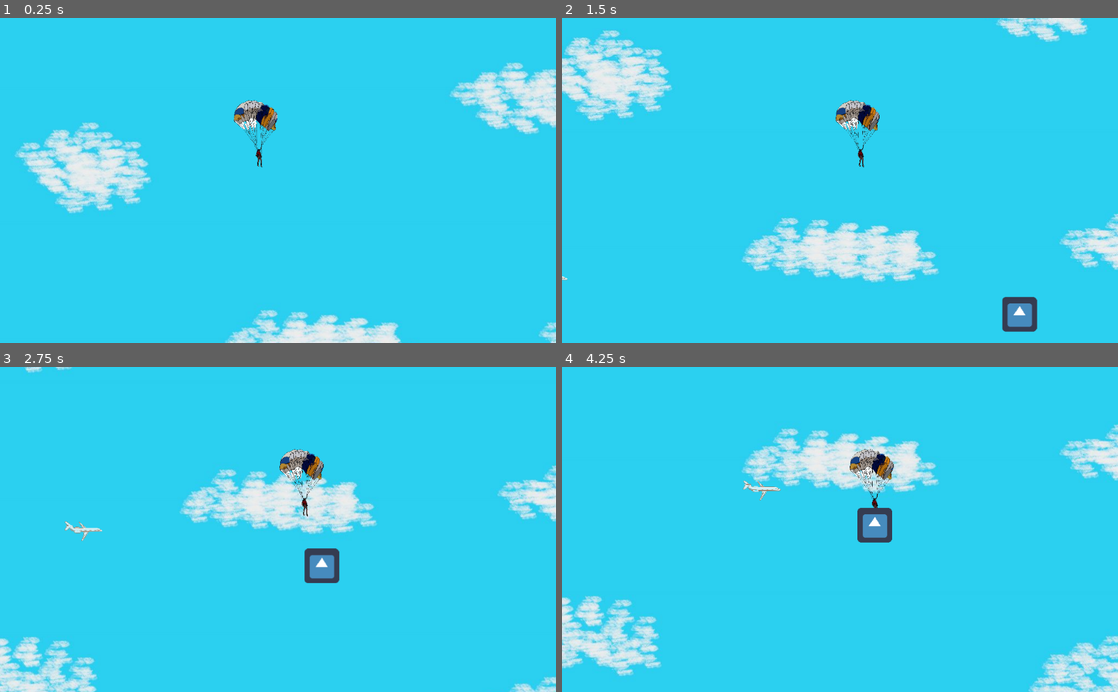
Above: before the commit, frames 1-4 (two rows, left to right).
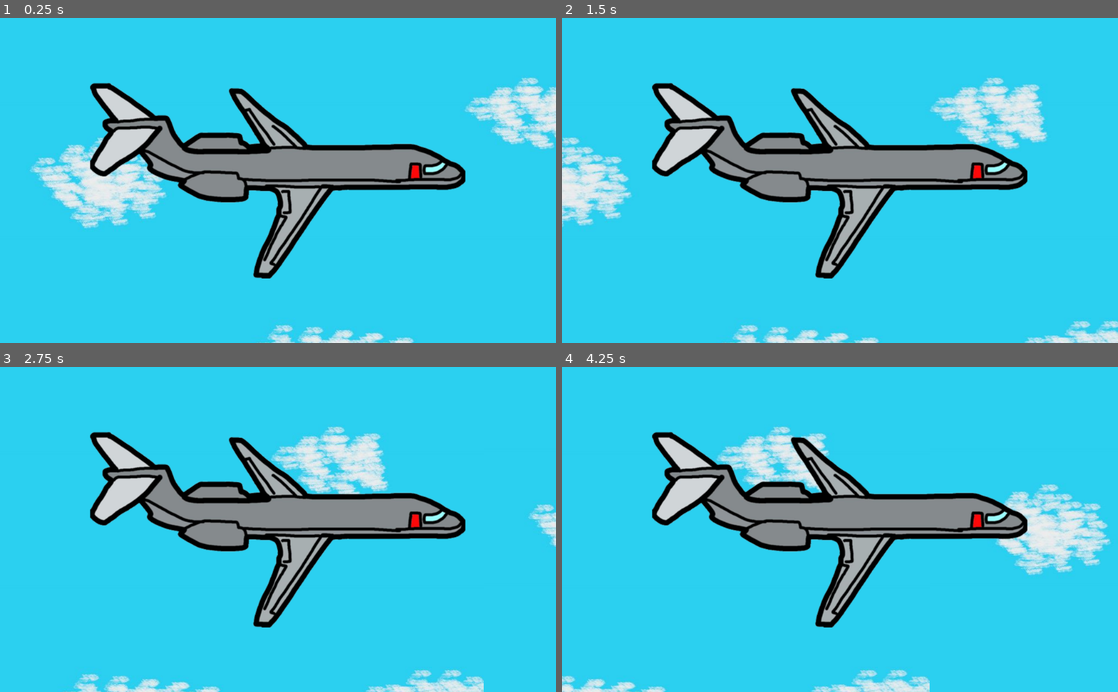
Above: after the commit, the same moments.

Repository: kevinMG01/caida_V_R_K
Game: Godot game, scene res://Nivel_1/Nivel_1.tscn
The game is run twice, just before and just after one commit, with the same random seed, the same clock (stepped at 60 frames per second) and the same inputs. The project has no main scene, so this scene is started directly. The engine's default icon, where the game draws it, is replaced by a stand-in: a white triangle on a blue panel in a dark square.
Inputs:
- Up to frame 1 (0.25 s): no input
- Up to frame 2 (1.5 s): tap Enter (ui_accept) at 0.5, 0.77 s; hold Right (ui_right) 0.53-1.28 s; hold Left (ui_left) from 1.28 s (still down)
- Up to frame 3 (2.75 s): tap Enter (ui_accept) at 1.52 s; release Left (ui_left) at 2.03 s; hold Right (ui_right) from 2.03 s (still down)
- Up to frame 4 (4.25 s): tap Enter (ui_accept) at 3.02, 3.77 s; release Right (ui_right) at 3.53 s; hold Left (ui_left) from 3.53 s (still down)

The runs differ from the first frame. In frame 1, 22% of the frame differs, in the area x 2-100%, y 13-100%; in frame 2, 31%, in the area x 0-100%, y 0-100%; in frame 3, 22%; in frame 4, 28%.

Commit message:
hacer
nada anda

Diff:
--- /dev/null
+++ b/Global_var/Global_var.gd
@@ -0,0 +1,6 @@
+extends Node
+
+var comensar_nivel = true
+
+func _ready():
+	pass
--- a/Nivel_1/Nivel_1.gd
+++ b/Nivel_1/Nivel_1.gd
@@ -1,15 +1,14 @@
 extends Node2D
 
+var spawn_1 = true
+var player_1 = preload("res://Player/Player.tscn")
 
-# Declare member variables here. Examples:
-# var a = 2
-# var b = "text"
-
-
-# Called when the node enters the scene tree for the first time.
-func _ready():
-#	get_tree().get_nodes_in_group("camara")[0].set_limit(MARGIN_LEFT, get_tree().get_nodes_in_group("min")[0].get_pos().x)
-#	get_tree().get_nodes_in_group("camara")[0].set_limit(MARGIN_TOP, get_tree().get_nodes_in_group("min")[0].get_pos().y)
-#	get_tree().get_nodes_in_group("camara")[0].set_limit(MARGIN_RIGHT, get_tree().get_nodes_in_group("max")[0].get_pos().x)
-#	get_tree().get_nodes_in_group("camara")[0].set_limit(MARGIN_BOTTOM, get_tree().get_nodes_in_group("max")[0].get_pos().y)
-	pass
+func spawn_player():
+	if spawn_1 == true:
+		var newplayer = player_1.instance()
+		add_child(newplayer)
+		newplayer.global_position = get_tree().get_nodes_in_group("spawn_1")[0].global_position
+		spawn_1 = false
+		#if global_Var.comensar:
+		#	spawn_1 = true
+		#	global_Var.cantidad = 1
--- a/Nivel_1/Nivel_1.tscn
+++ b/Nivel_1/Nivel_1.tscn
@@ -7,11 +7,20 @@
 [ext_resource path="res://Sprites/Mundo/Sprites-fondo/Avion_fondo.tscn" type="PackedScene" id=5]
 [ext_resource path="res://Sprites/Mundo/fondo.jpeg" type="Texture" id=6]
 [ext_resource path="res://Sprites/Mundo/meta.jpeg" type="Texture" id=7]
+[ext_resource path="res://Sprites/Mundo/Avion_negro/Avion_negro.tscn" type="PackedScene" id=8]
 
 [node name="Nivel_1" type="Node2D"]
 script = ExtResource( 4 )
 
 [node name="Fondo" type="Node2D" parent="."]
+
+[node name="Fondo4" type="Sprite" parent="Fondo"]
+position = Vector2( 582, -814 )
+texture = ExtResource( 6 )
+
+[node name="Fondo5" type="Sprite" parent="Fondo"]
+position = Vector2( -693, -810 )
+texture = ExtResource( 6 )
 
 [node name="Fondo" type="Sprite" parent="Fondo"]
 position = Vector2( 580, -84 )
@@ -45,7 +54,6 @@
 
 [node name="Camera2D" type="Camera2D" parent="Player"]
 position = Vector2( 0, 86 )
-current = true
 limit_left = 0
 limit_right = 1100
 limit_bottom = 4000
@@ -79,3 +87,12 @@
 
 [node name="Enemigo5" parent="Enemigos1" instance=ExtResource( 3 )]
 position = Vector2( 1109, 3268 )
+
+[node name="Avion_negro2" type="Node2D" parent="."]
+position = Vector2( -580, 60 )
+
+[node name="Avion_negro" parent="Avion_negro2" instance=ExtResource( 8 )]
+position = Vector2( -236, -1188 )
+
+[node name="Camera_avion" type="Camera2D" parent="Avion_negro2/Avion_negro"]
+current = true
--- /dev/null
+++ b/Sprites/Mundo/Avion_negro/Avion_negro.gd
@@ -0,0 +1,47 @@
+extends KinematicBody2D
+
+
+
+var movimiento = Vector2()
+var velocity = 30
+var cantidad = 900
+var distancia = 200
+var comensar = false
+var caminar = false
+
+#rotacion
+var speed = 0.08
+var comenzar_area = false
+
+
+func _ready():
+	comensar = true
+
+
+	pass
+
+
+func _physics_process(delta):
+	move()
+	movimiento = move_and_slide(movimiento)
+	movimiento.x = lerp(movimiento.x,0,0.21)
+
+
+
+func move():
+#	var cantidad = 5
+	if comensar == true:
+
+		if caminar == false:
+			movimiento.x += velocity
+			cantidad -= 1
+			if cantidad == 0:
+				caminar = true
+		if caminar == true:
+			movimiento.x -= velocity
+			cantidad += 1
+			if cantidad == 200:
+				caminar = false
+			pass
+
+	pass
--- /dev/null
+++ b/Sprites/Mundo/Avion_negro/Avion_negro.tscn
@@ -0,0 +1,16 @@
+[gd_scene load_steps=4 format=2]
+
+[ext_resource path="res://Sprites/Mundo/Avion_negro/avion-negro.png" type="Texture" id=1]
+[ext_resource path="res://Sprites/Mundo/Avion_negro/Avion_negro.gd" type="Script" id=2]
+
+[sub_resource type="RectangleShape2D" id=1]
+
+[node name="Avion_negro" type="KinematicBody2D"]
+script = ExtResource( 2 )
+
+[node name="CollisionShape2D" type="CollisionShape2D" parent="."]
+shape = SubResource( 1 )
+disabled = true
+
+[node name="Sprite" type="Sprite" parent="."]
+texture = ExtResource( 1 )
--- a/project.godot
+++ b/project.godot
@@ -13,6 +13,10 @@
 config/name="V_R_K_(CAIDA)"
 config/icon="res://icon.png"
 
+[autoload]
+
+global_Var="*res://Global_var/Global_var.gd"
+
 [gui]
 
 common/drop_mouse_on_gui_input_disabled=true
Not shown: 1 places in Nivel_1/Nivel_1.tscn that only renumber resources
Renamed: Sprites/Mundo/avion-negro.png -> Sprites/Mundo/Avion_negro/avion-negro.png
Not shown, changed: Sprites/Mundo/Avion_negro/avion-negro.png.import
